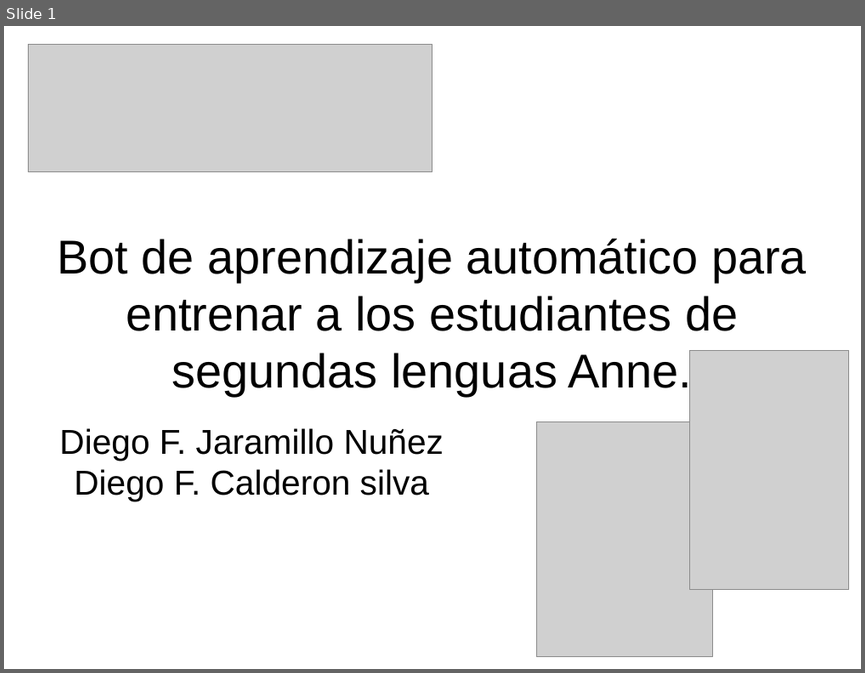
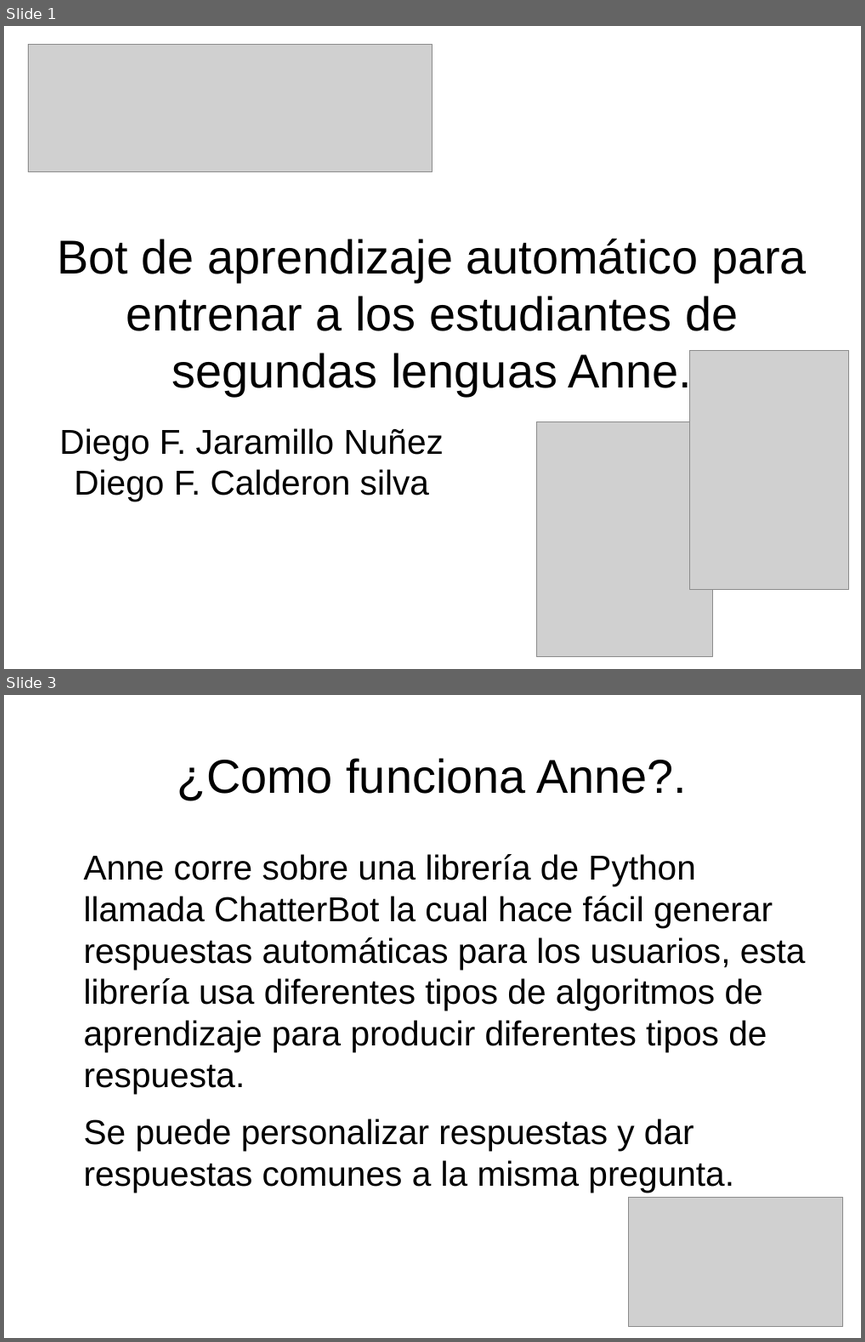
Before and after one commit to puroh/Retrobot, a slide deck: presentacion/presentacion_sofkaton.odp. Shown one above the other, each under a label of ours: slide 1 before the commit, slides 1 and 3 after it; the slides between them are not shown. The pictures are 865x673 and 865x1342 pixels, drawn with LibreOffice and Linux fonts; fonts in the diff are those of the drawing; grey boxes stand for pictures; background and template pictures are left out. Boxes give left, top, right and bottom in pixels: in the first picture for what was removed or moved away, otherwise in the second. Text is boxed around its words. In the diff, an @@ line names an element or a change of style, - is before the commit and + after.

```diff
--- a/presentacion/presentacion_sofkaton.odp
+++ b/presentacion/presentacion_sofkaton.odp
@@ slide 3 added at <box>4,695,861,1338</box>, background #FFFFFF @@
@@ title added at <box>177,758,687,801</box>, 44 pt, text #000000 @@
+¿Como funciona Anne?.
@@ text added at <box>84,854,806,1191</box>, 32 pt, text #000000 @@
+Anne corre sobre una librería de Python llamada ChatterBot la cual hace fácil generar respuestas automáticas para los usuarios, esta librería usa diferentes tipos de algoritmos de aprendizaje para producir diferentes tipos de respuesta.
+Se puede personalizar respuestas y dar respuestas comunes a la misma pregunta.
@@ picture added at <box>629,1197,843,1327</box> @@
```
Also in this commit, not shown: 5 other slides added, 1 slide removed, 1 other file.
